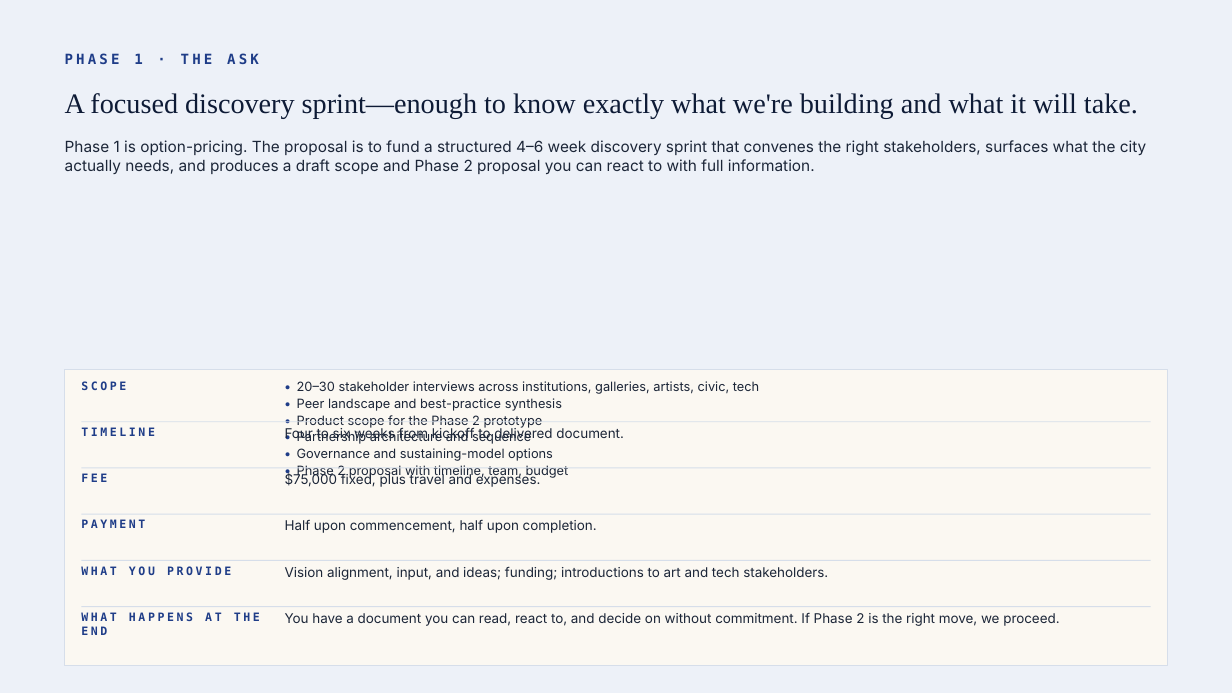
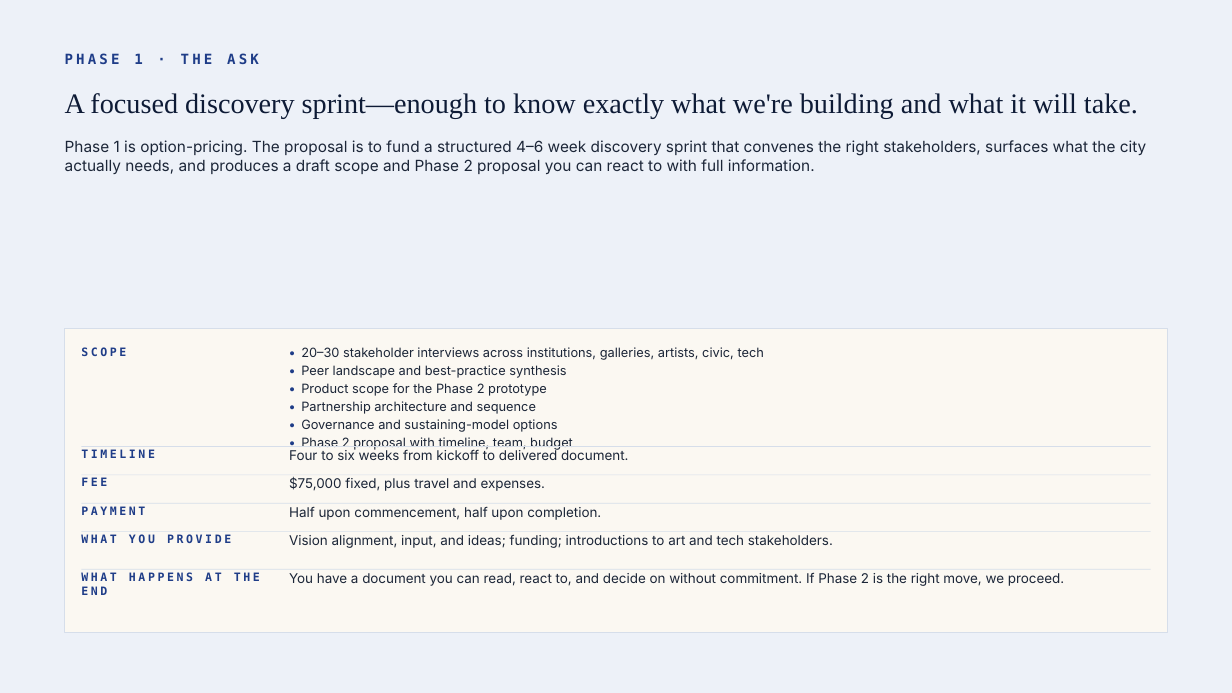
Before and after one commit to amgoldstein6/sf-civic-art-map, a slide deck: slide 9 of sf-civic-art-map.pptx. Drawn at 1232x693 pixels with LibreOffice and Linux fonts; fonts in the diff are those of the drawing. Boxes give left, top, right and bottom in pixels: in the first picture for what was removed or moved away, otherwise in the second. Text is boxed around its words. In the diff, an @@ line names an element or a change of style, - is before the commit and + after.

```diff
--- a/sf-civic-art-map.pptx
+++ b/sf-civic-art-map.pptx
@@ rectangle: place and size @@
-rectangle at <box>65,370,1167,665</box>
+rectangle at <box>65,328,1167,632</box>
@@ text "SCOPE": place and size @@
-text "SCOPE" at <box>81,381,126,390</box>
+text "SCOPE" at <box>81,347,126,356</box>
@@ text "• 20–30 stakeholder interviews across ...": place and size @@
-text "• 20–30 stakeholder interviews across ..." at <box>297,381,759,479</box>
+text "• 20–30 stakeholder interviews across ..." at <box>301,347,764,451</box>
@@ text "• 20–30 stakeholder interviews across ..." at <box>301,347,764,451</box>: more space between paragraphs @@
@@ text "TIMELINE": place and size @@
-text "TIMELINE" at <box>81,427,155,436</box>
+text "TIMELINE" at <box>81,449,155,458</box>
@@ rectangle: place and size @@
-rectangle at <box>81,421,1151,422</box>
+rectangle at <box>81,446,1151,447</box>
@@ text "Four to six weeks from ...": place and size @@
-text "Four to six weeks from ..." at <box>285,426,623,441</box>
+text "Four to six weeks from ..." at <box>289,448,628,460</box>
@@ text "FEE": place and size @@
-text "FEE" at <box>81,473,107,482</box>
+text "FEE" at <box>81,477,107,486</box>
@@ rectangle: place and size @@
-rectangle at <box>81,468,1151,469</box>
+rectangle at <box>81,475,1151,476</box>
@@ text "$75,000 fixed, plus travel and ...": place and size @@
-text "$75,000 fixed, plus travel and ..." at <box>285,473,541,487</box>
+text "$75,000 fixed, plus travel and ..." at <box>289,477,546,491</box>
@@ text "PAYMENT": place and size @@
-text "PAYMENT" at <box>81,519,145,528</box>
+text "PAYMENT" at <box>81,506,145,515</box>
@@ rectangle: place and size @@
-rectangle at <box>81,514,1151,515</box>
+rectangle at <box>81,503,1151,504</box>
@@ text "Half upon commencement, half upon ...": place and size @@
-text "Half upon commencement, half upon ..." at <box>285,520,597,533</box>
+text "Half upon commencement, half upon ..." at <box>289,506,601,520</box>
@@ text "WHAT YOU PROVIDE": place and size @@
-text "WHAT YOU PROVIDE" at <box>81,566,231,575</box>
+text "WHAT YOU PROVIDE" at <box>81,534,231,543</box>
@@ rectangle: place and size @@
-rectangle at <box>81,560,1151,561</box>
+rectangle at <box>81,531,1151,532</box>
@@ text "Vision alignment, input, and ideas; ...": place and size @@
-text "Vision alignment, input, and ideas; ..." at <box>285,566,828,580</box>
+text "Vision alignment, input, and ideas; ..." at <box>289,534,833,548</box>
@@ text "WHAT HAPPENS AT THE END": place and size @@
-text "WHAT HAPPENS AT THE END" at <box>81,612,260,621</box>
+text "WHAT HAPPENS AT THE END" at <box>81,572,260,581</box>
@@ rectangle: place and size @@
-rectangle at <box>81,606,1151,607</box>
+rectangle at <box>81,569,1151,570</box>
@@ text "You have a document you ...": place and size @@
-text "You have a document you ..." at <box>285,613,1059,626</box>
+text "You have a document you ..." at <box>289,572,1064,586</box>
```
Also in this commit, not shown: 1 other slide changed, 1 other file.
